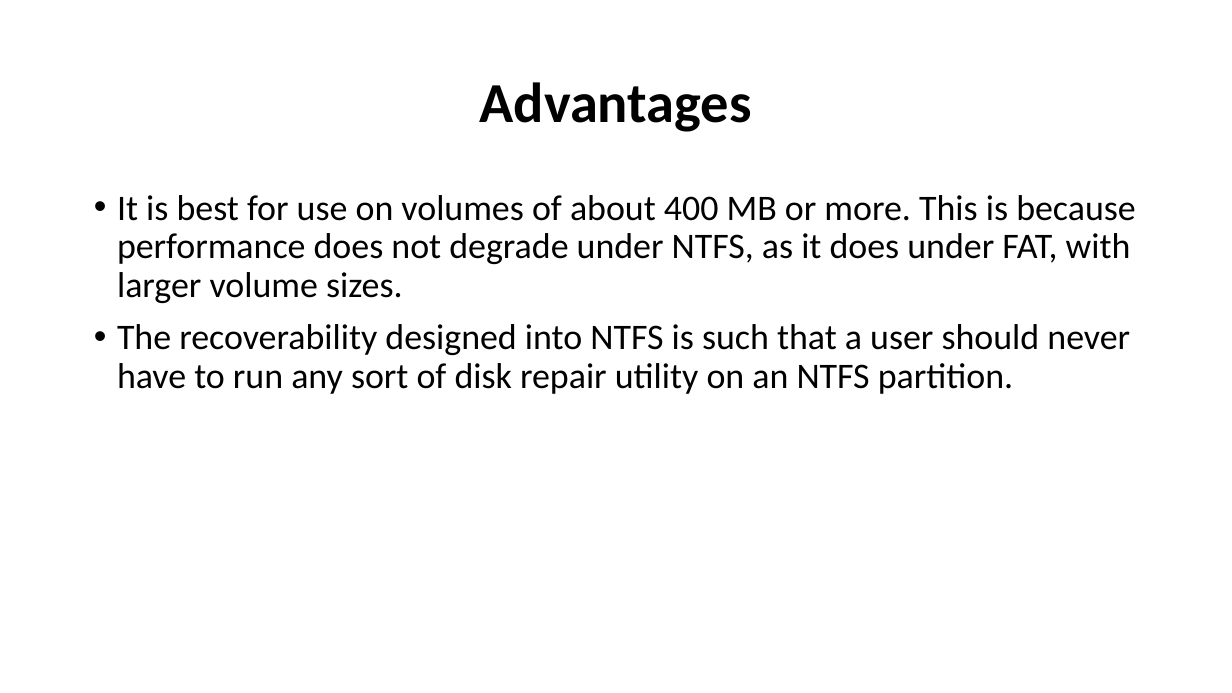
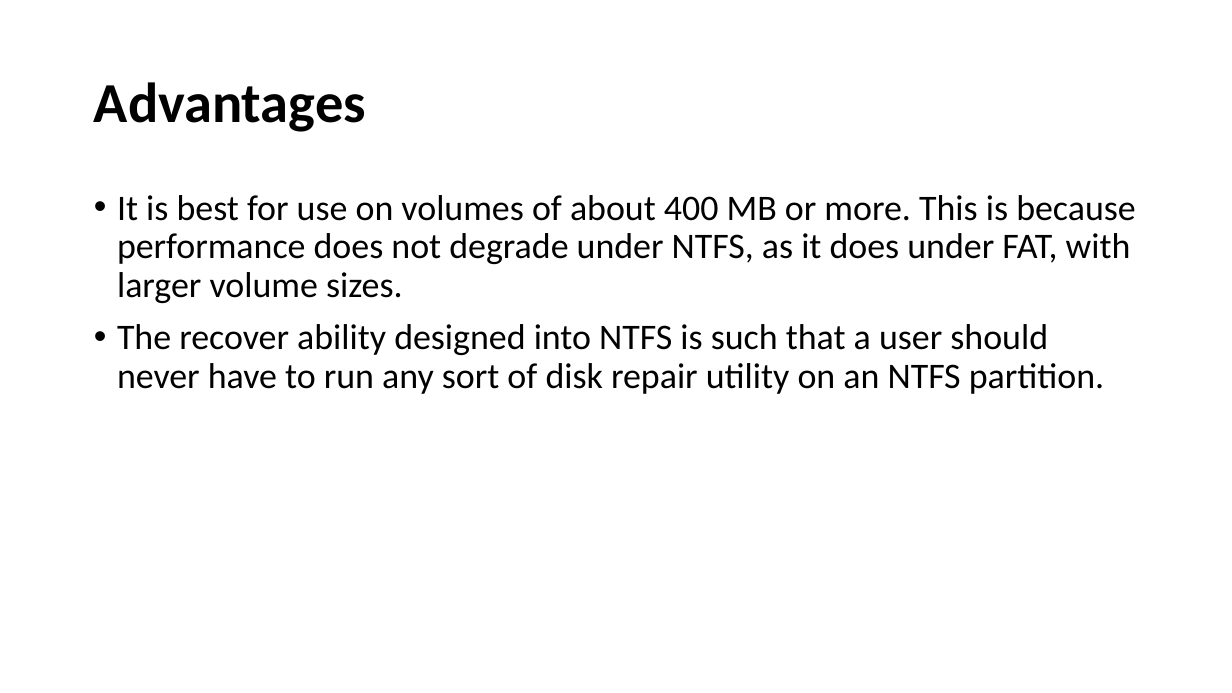
Before and after one commit to amolhadkar71/PPT-s, a slide deck: slide 9 of Types of File System.pptx (slide 12 before the commit). Drawn at 1232x693 pixels with LibreOffice and Linux fonts; fonts in the diff are those of the drawing. Boxes give left, top, right and bottom in pixels: in the first picture for what was removed or moved away, otherwise in the second. Text is boxed around its words. In the diff, an @@ line names an element or a change of style, - is before the commit and + after.

```diff
--- a/Types of File System.pptx
+++ b/Types of File System.pptx
@@ title "Advantages" at <box>94,82,366,132</box>: alignment centre to left @@
@@ text at <box>117,324,1104,394</box>: spaces changed @@
-• The recoverability designed into NTFS is such that a user should never have to run any sort of disk repair utility on an NTFS partition.
+• The recover ability designed into NTFS is such that a user should never have to run any sort of disk repair utility on an NTFS partition.
```
Also in this commit, not shown: 8 other slides changed, 2 slides added, 6 slides removed, 2 other files.
